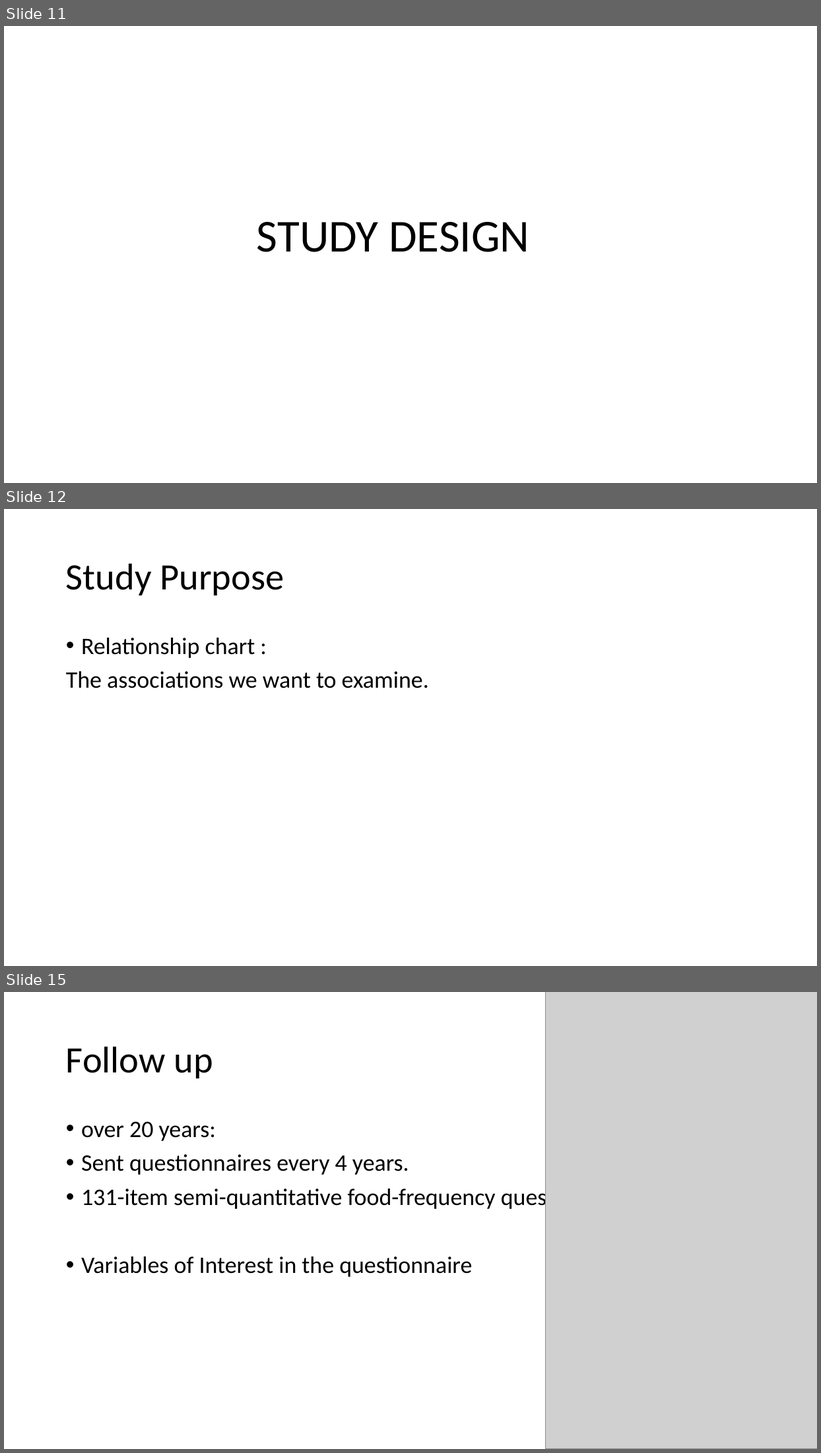
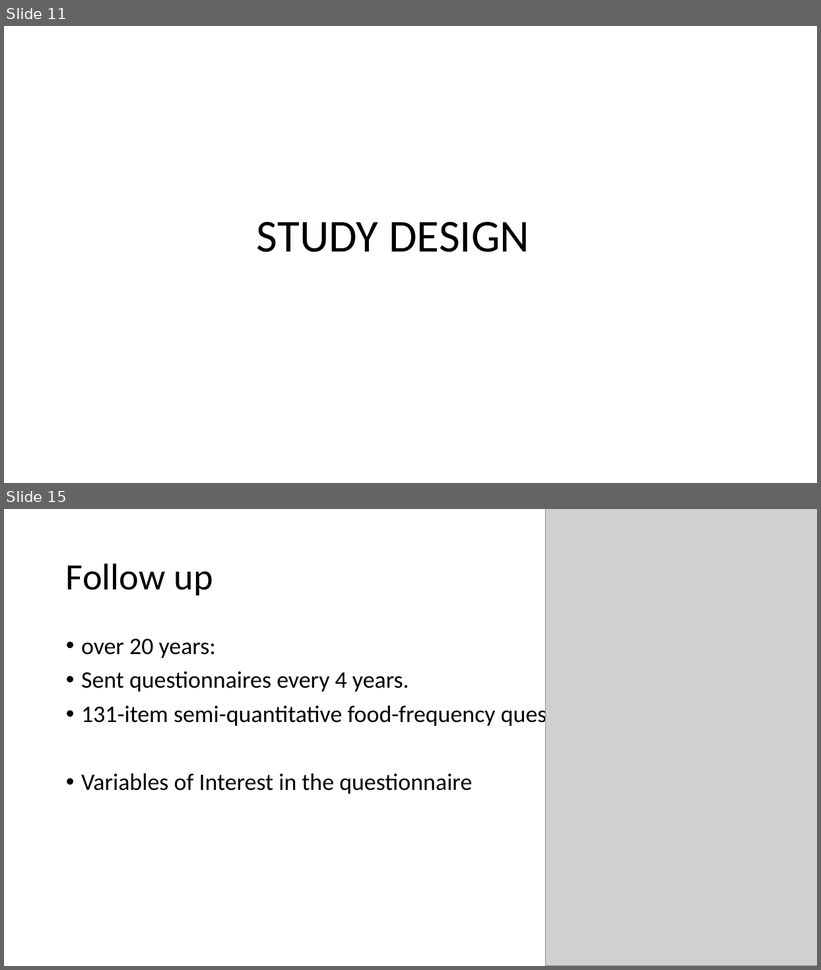
Before and after one commit to fta2112/Epi-Presentation, a slide deck: EpiGroup.pptx. Shown one above the other, each under a label of ours: slides 11, 12 and 15 before the commit, slides 11 and 15 after it; the slides between them are not shown. The pictures are 821x1453 and 821x970 pixels, drawn with LibreOffice and Linux fonts; fonts in the diff are those of the drawing; grey boxes stand for pictures. Boxes give left, top, right and bottom in pixels: in the first picture for what was removed or moved away, otherwise in the second. Text is boxed around its words. In the diff, an @@ line names an element or a change of style, - is before the commit and + after.

```diff
--- a/EpiGroup.pptx
+++ b/EpiGroup.pptx
@@ slide 12 removed at (4,509,817,966), background #FFFFFF @@
@@ title removed at (66,563,284,595) @@
-Study Purpose
@@ text removed at (66,638,429,689) @@
-• Relationship chart :
-The associations we want to examine.
```
Also in this commit, not shown: 2 slides changed, 1 slide added.
